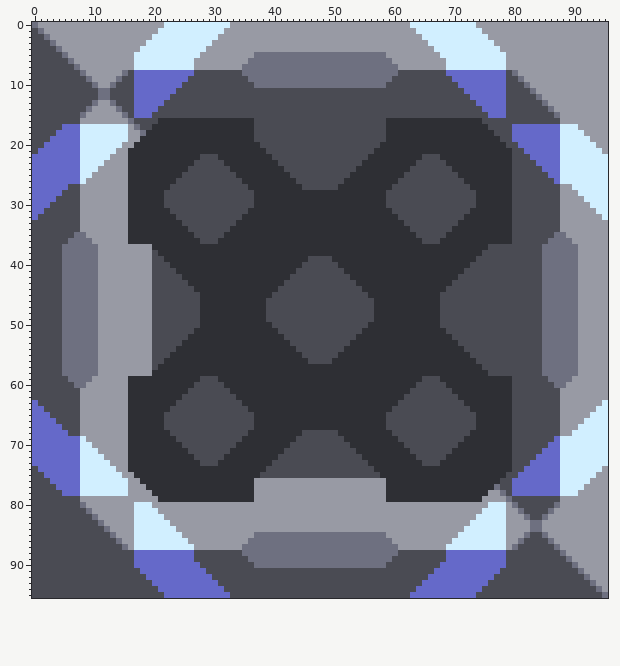
A sprite sheet gets an edit: core/assets-raw/sprites/blocks/units/mech-fabricator.png. Above is the file before it was changed.
The file is 96x96 pixels.
The same view after the edit:
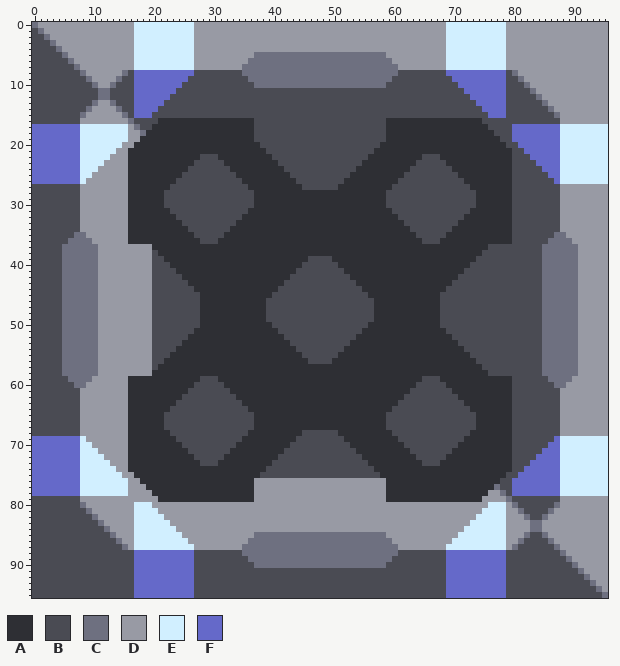
Palette (. is transparent): A #2e2f34  B #4a4b53  C #6e7080  D #989aa4  E #d1efff  F #6569c9
The edit:
y 0: x 17..21 DDDDD -> EEEEE; x 27..32 EEEEEE -> DDDDDD; x 63..68 EEEEEE -> DDDDDD; x 74..78 DDDDD -> EEEEE
y 1: x 17..20 DDDD -> EEEE; x 27..31 EEEEE -> DDDDD; x 64..68 EEEEE -> DDDDD; x 75..78 DDDD -> EEEE
y 2: x 17..19 DDD -> EEE; x 27..30 EEEE -> DDDD; x 65..68 EEEE -> DDDD; x 76..78 DDD -> EEE
y 3: x 17..18 DD -> EE; x 27..29 EEE -> DDD; x 66..68 EEE -> DDD; x 77..78 DD -> EE
y 4: x 17 D -> E; x 27..28 EE -> DD; x 67..68 EE -> DD; x 78 D -> E
y 5: x 27 E -> D; x 68 E -> D
y 17: x 0..4 BBBBB -> FFFFF; x 91..95 DDDDD -> EEEEE
y 18: x 0..3 BBBB -> FFFF; x 92..95 DDDD -> EEEE
y 19: x 0..2 BBB -> FFF; x 93..95 DDD -> EEE
y 20: x 0..1 BB -> FF; x 94..95 DD -> EE
y 21: x 0 B -> F; x 95 D -> E
y 27: x 0..5 FFFFFF -> BBBBBB; x 90..95 EEEEEE -> DDDDDD
y 28: x 0..4 FFFFF -> BBBBB; x 91..95 EEEEE -> DDDDD
y 29: x 0..3 FFFF -> BBBB; x 92..95 EEEE -> DDDD
y 30: x 0..2 FFF -> BBB; x 93..95 EEE -> DDD
y 31: x 0..1 FF -> BB; x 94..95 EE -> DD
y 32: x 0 F -> B; x 95 E -> D
y 63: x 0 F -> B; x 95 E -> D
y 64: x 0..1 FF -> BB; x 94..95 EE -> DD
y 65: x 0..2 FFF -> BBB; x 93..95 EEE -> DDD
y 66: x 0..3 FFFF -> BBBB; x 92..95 EEEE -> DDDD
y 67: x 0..4 FFFFF -> BBBBB; x 91..95 EEEEE -> DDDDD
y 68: x 0..5 FFFFFF -> BBBBBB; x 90..95 EEEEEE -> DDDDDD
y 74: x 0 B -> F; x 95 D -> E
y 75: x 0..1 BB -> FF; x 94..95 DD -> EE
y 76: x 0..2 BBB -> FFF; x 93..95 DDD -> EEE
y 77: x 0..3 BBBB -> FFFF; x 92..95 DDDD -> EEEE
y 78: x 0..4 BBBBB -> FFFFF; x 91..95 DDDDD -> EEEEE
y 90: x 27 F -> B; x 68 F -> B
y 91: x 17 B -> F; x 27..28 FF -> BB; x 67..68 FF -> BB; x 78 B -> F
y 92: x 17..18 BB -> FF; x 27..29 FFF -> BBB; x 66..68 FFF -> BBB; x 77..78 BB -> FF
y 93: x 17..19 BBB -> FFF; x 27..30 FFFF -> BBBB; x 65..68 FFFF -> BBBB; x 76..78 BBB -> FFF
y 94: x 17..20 BBBB -> FFFF; x 27..31 FFFFF -> BBBBB; x 64..68 FFFFF -> BBBBB; x 75..78 BBBB -> FFFF
y 95: x 17..21 BBBBB -> FFFFF; x 27..32 FFFFFF -> BBBBBB; x 63..68 FFFFFF -> BBBBBB; x 74..78 BBBBB -> FFFFF
